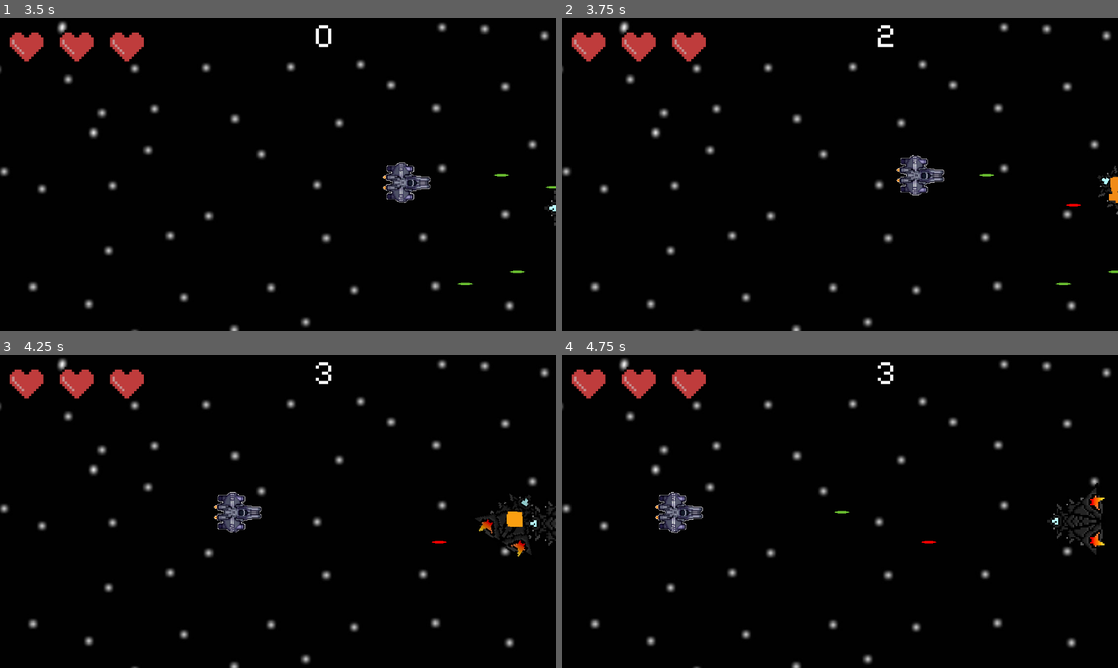
Above: before the commit, frames 1-4 (two rows, left to right).
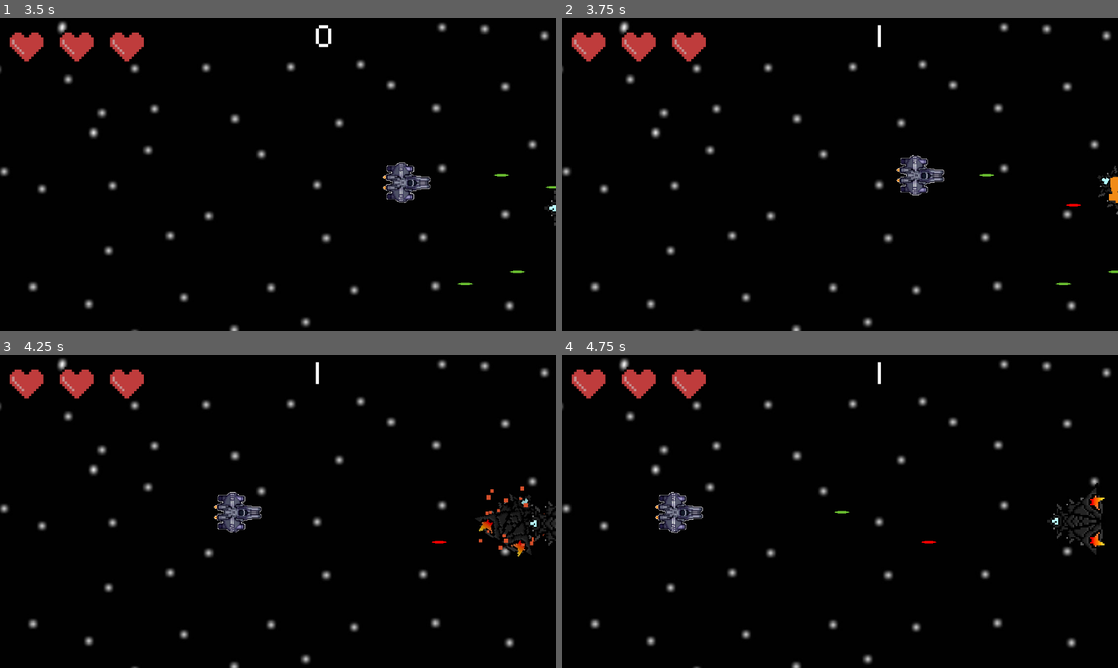
Above: after the commit, the same moments.

Repository: cofeek-codes/Space-Strike
Game: Godot game, scene res://scenes/main/game.tscn
Two runs of this game, one before a commit and one after it. Both use one fixed random seed, a clock stepped at 60 frames per second and the inputs below.
Inputs (mouse positions are in pixels of both pictures, inside the frame that each line leads up to):
- Up to frame 1 (3.5 s): tap Enter at 0.5 s; move the mouse to (400, 158) at 0.52 s; hold D (move_right) 0.53-1.28 s; click (400, 158) at 0.6 s; move the mouse to (166, 190) at 1.27 s; hold S (move_down) 1.28-2.03 s; click (166, 190) at 1.35 s; move the mouse to (333, 105) at 2.02 s; hold D (move_right) 2.03-2.78 s; click (333, 105) at 2.1 s; move the mouse to (250, 237) at 2.77 s; hold W (move_up) from 2.78 s (still down); click (250, 237) at 2.85 s
- Up to frame 2 (3.75 s): move the mouse to (1006, 221) at 3.52 s; release W (move_up) at 3.53 s; hold A (move_left) from 3.53 s (still down); click (1006, 221) at 3.6 s
- Up to frame 3 (4.25 s): keep holding A (move_left)
- Up to frame 4 (4.75 s): keep holding A (move_left); move the mouse to (673, 464) at 4.27 s; click (673, 464) at 4.35 s

Frame 1 is identical in both runs. In frame 2, 0.1% of the frame differs, in the area x 56-60%, y 2-10%; in frame 3, 0.4%, in the area x 56-98%, y 2-63%; in frame 4, 0.1%.

Commit message:
same enemy multideath bug fix

Diff:
--- a/scripts/enemies/basic_enemy.gd
+++ b/scripts/enemies/basic_enemy.gd
@@ -8,6 +8,7 @@
 
 @onready var aim_marker: Marker2D = $AimMarker
 @onready var animation_player: AnimatedSprite2D = $AnimationPlayer
+@onready var collider: CollisionPolygon2D = $Collider
 @onready var explosion_particles: GPUParticles2D = $ExplosionPS
 @onready var audio_player: AudioStreamPlayer = $AudioPlayer
 @onready var score: Control = $"../Score"
@@ -20,13 +21,13 @@
 	get_parent().add_child(bullet)
 
 func die():
-	print('enemy %s should die' % self)
-	animation_player.play('die')
-	explosion_particles.restart()
-	audio_player.stream = explosion_sfx_stream
-	audio_player.pitch_scale = randf_range(0.5, 1.2)
-	audio_player.play()
-	score.emit_signal('update_score')
+	if animation_player.animation != 'die':
+		animation_player.play('die')
+		explosion_particles.restart()
+		audio_player.stream = explosion_sfx_stream
+		audio_player.pitch_scale = randf_range(0.5, 1.2)
+		audio_player.play()
+		score.emit_signal('update_score')
 
 
 
